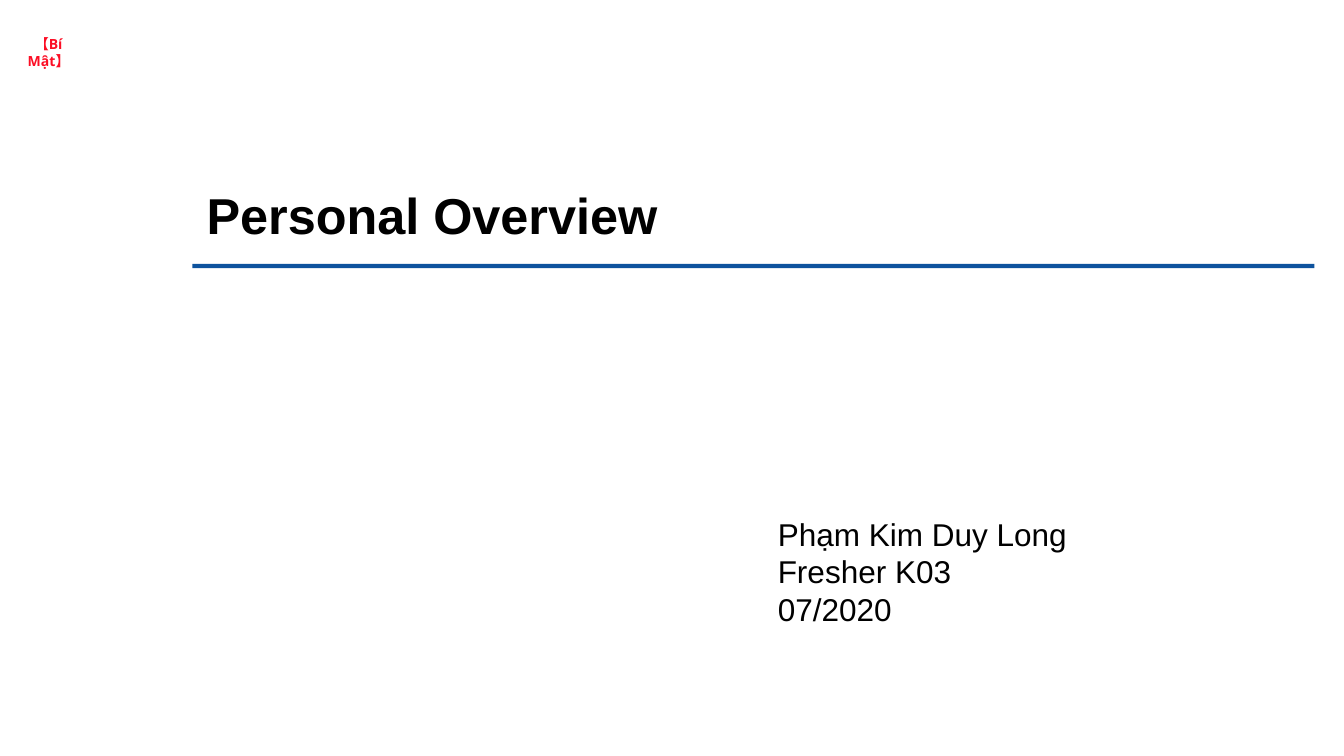
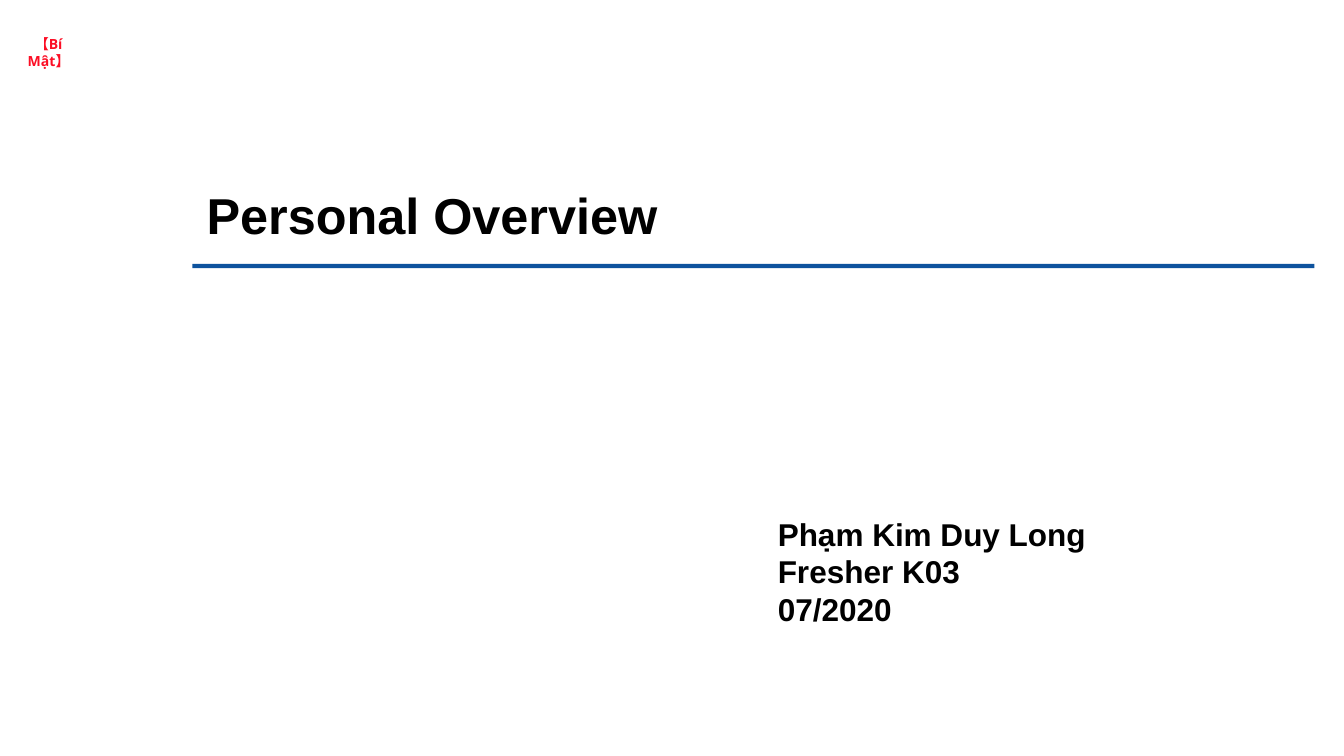
Before and after one commit to lthe4th/Sols, a slide deck: slide 1 of longpkd.pptx. Drawn at 1344x756 pixels with LibreOffice and Linux fonts; fonts in the diff are those of the drawing. Boxes give left, top, right and bottom in pixels: in the first picture for what was removed or moved away, otherwise in the second. Text is boxed around its words. In the diff, an @@ line names an element or a change of style, - is before the commit and + after.

```diff
--- a/longpkd.pptx
+++ b/longpkd.pptx
@@ subtitle "Phạm Kim Duy Long" at bbox=[778, 523, 1086, 622]: bold on @@
```
Also in this commit, not shown: 6 other slides changed.
